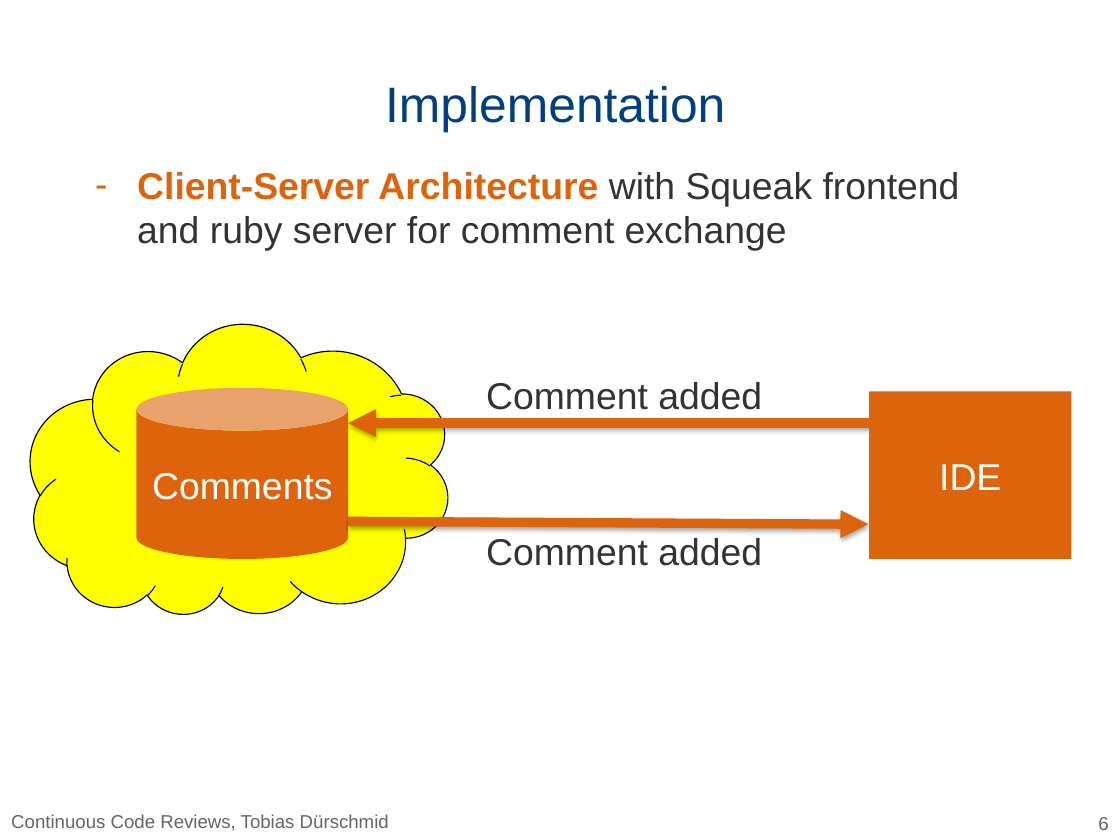
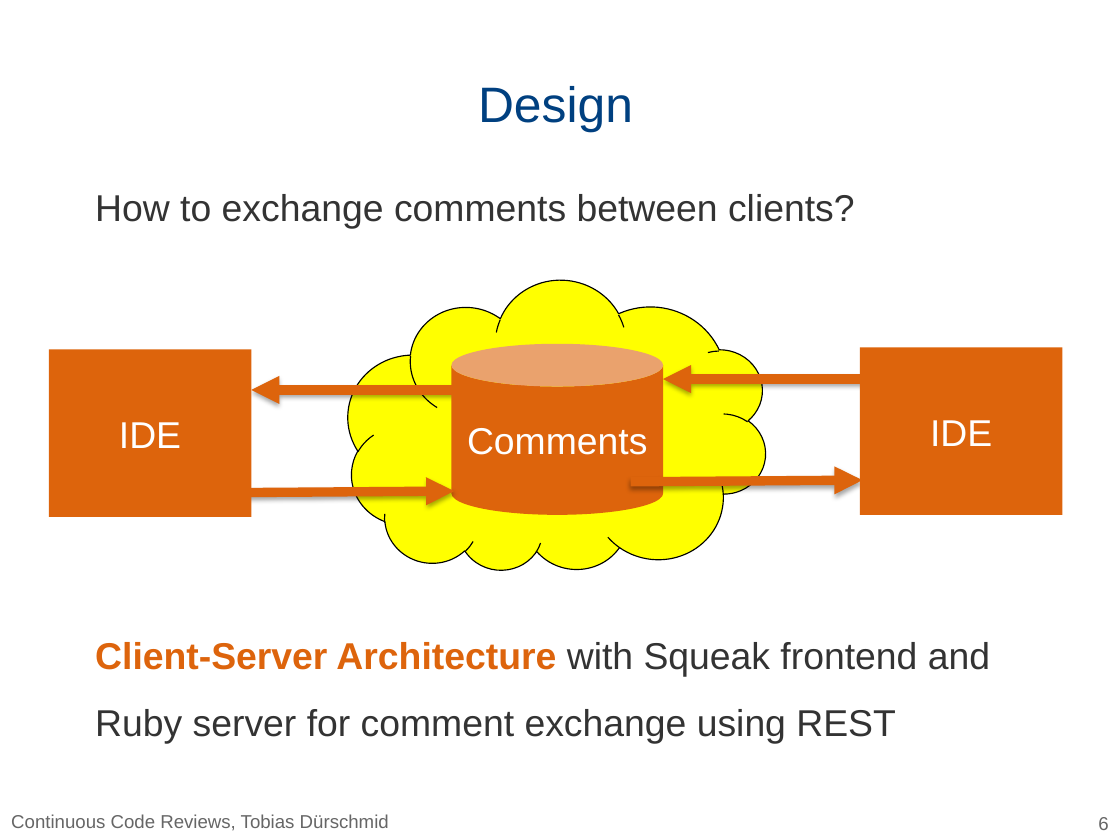
Before and after one commit to HPI-SWA-Lab/CommunityCodeReview, a slide deck: slide 6 of Programming_SRC/talk.pptx. Drawn at 1120x840 pixels with LibreOffice and Linux fonts; fonts in the diff are those of the drawing; background and template pictures are left out. Boxes give left, top, right and bottom in pixels: in the first picture for what was removed or moved away, otherwise in the second. Text is boxed around its words. In the diff, an @@ line names an element or a change of style, - is before the commit and + after.

```diff
--- a/Programming_SRC/talk.pptx
+++ b/Programming_SRC/talk.pptx
@@ title at box(478, 86, 633, 133): text changed @@
-Implementation
+Design
@@ text at box(95, 194, 990, 744): text changed @@
-– Client-Server Architecture with Squeak frontend and ruby server for comment exchange
+How to exchange comments between clients?
+Client-Server Architecture with Squeak frontend and Ruby server for comment exchange using REST
@@ cloud: place and size @@
-cloud at box(17, 306, 463, 641)
+cloud at box(334, 261, 780, 596)
@@ rectangle added at box(49, 349, 252, 517), fill #DD640C, 24 pt, text #FFFFFF @@
+IDE
@@ cylinder "Comments": place and size @@
-cylinder "Comments" at box(137, 388, 348, 559)
+cylinder "Comments" at box(451, 344, 663, 515)
@@ rectangle "IDE": place and size @@
-rectangle "IDE" at box(869, 391, 1072, 559)
+rectangle "IDE" at box(860, 347, 1063, 515)
@@ text removed at box(486, 382, 762, 410) @@
-Comment added
@@ arrow moved from (913, 423) - (348, 423) to (939, 379) - (663, 379) @@
@@ arrow added from (528, 390) to (251, 390), #DD640C 6 pt @@
@@ arrow added from (222, 493) to (455, 491), #DD640C 6 pt @@
@@ arrow moved from (348, 521) - (868, 524) to (631, 482) - (862, 480) @@
@@ text removed at box(486, 538, 762, 566) @@
-Comment added
```
Also in this commit, not shown: 9 other slides changed.
